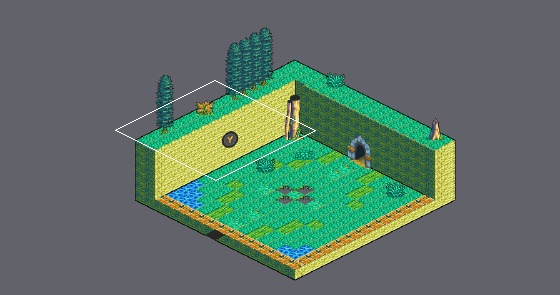
Level history. Tiled map: Final_Fantasy_Mystery_World/Game/assets/maps/Tutorial_Attack2.tmx. The picture above shows the old version from afar; the outline marks the close-up.
Close-up. The starting point:
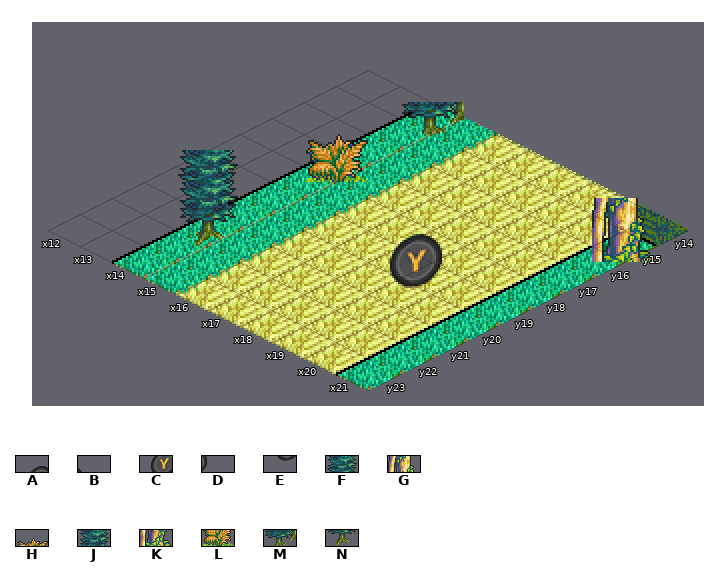
Cells are 32x16 px. Isometric: x runs down to the right, y down to the left. Shown: x 12..21, y 14..23.
Key: from "tutorial_tileset": A 63, B 64, C 87, D 88, E 111, F 276, G 289, H 292, J 300, K 313, L 316, M 319, N 324.
_ is an empty cell.
Layers that did not change in this view are not listed.
Layer "Enviorment" before, first column x 12:
14 __M_____G_
15 _________K
16 _H________
17 __L___B___
18 _____A_D__
19 F_____C___
20 _J_____E__
21 __N_______
22 __________
23 __________
The result:
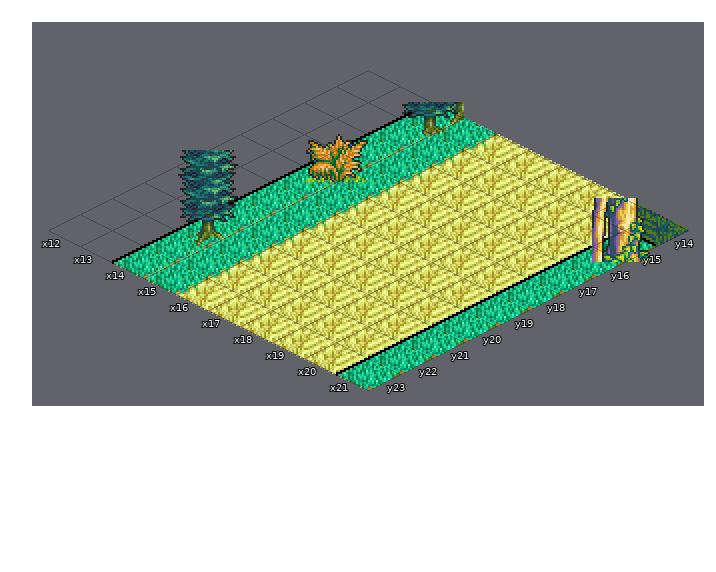
Difference:
{"where": "layer \"Enviorment\""}
{"y":17,"x":18,"old":"B","new":"_"}
{"y":18,"x":17,"old":"A","new":"_"}
{"y":18,"x":19,"old":"D","new":"_"}
{"y":19,"x":18,"old":"C","new":"_"}
{"y":20,"x":19,"old":"E","new":"_"}
{"label":"removed","picture_box":[390,232,442,288]}
